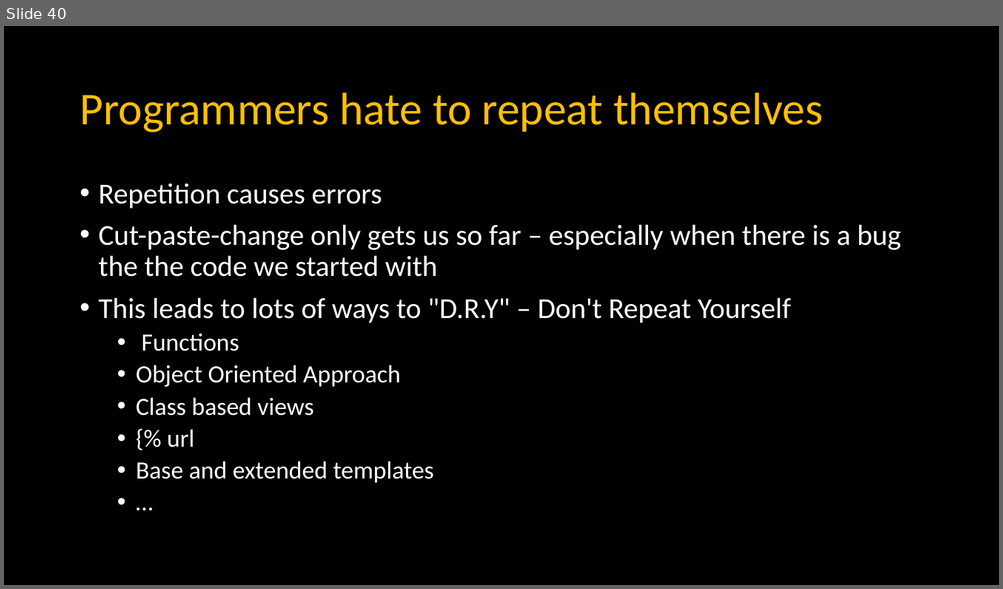
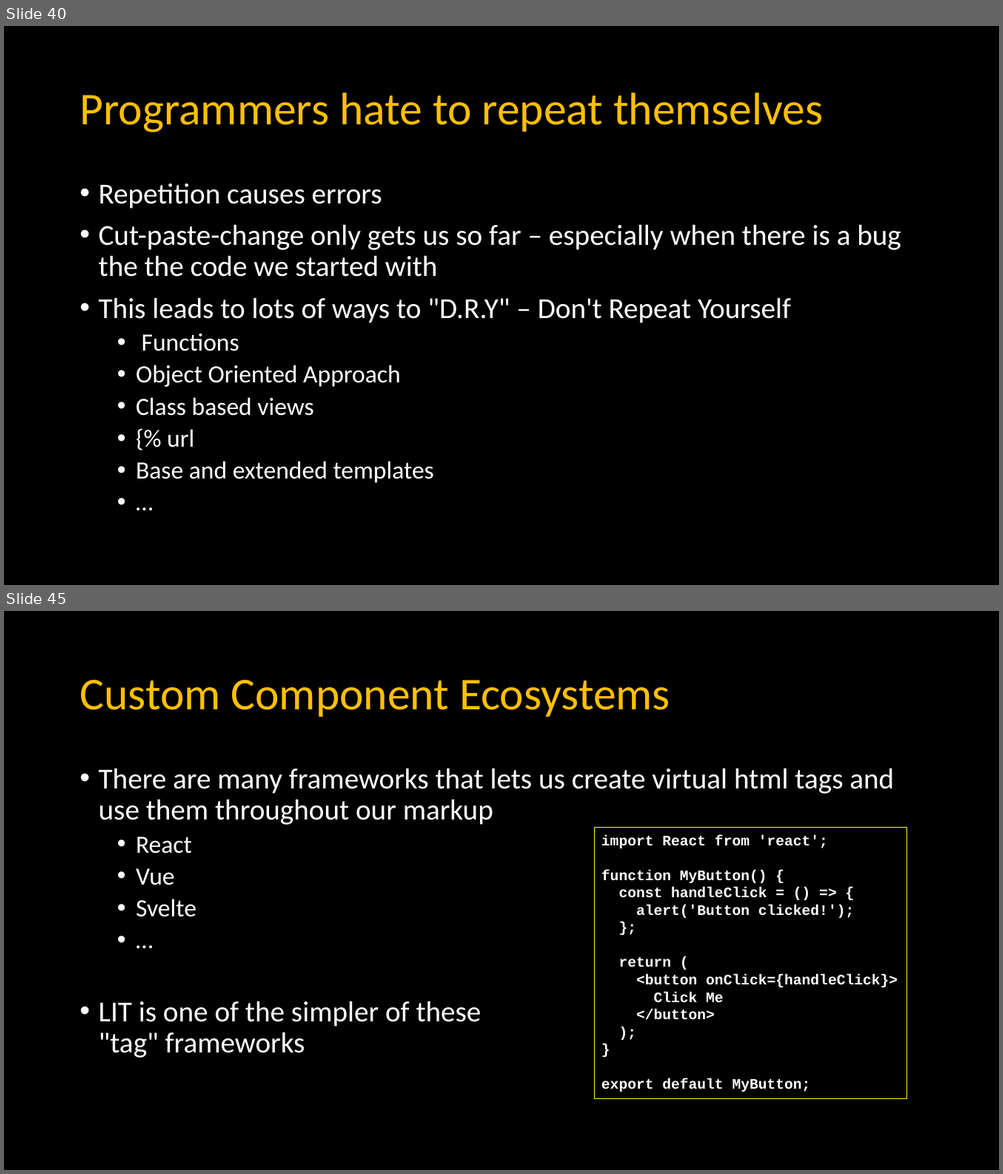
Before and after one commit to csev/dj4e, a slide deck: lectures/JS-03-Browser.pptx. Shown one above the other, each under a label of ours: slide 40 before the commit, slides 40 and 45 after it; the slides between them are not shown. The pictures are 1003x589 and 1003x1174 pixels, drawn with LibreOffice and Linux fonts; fonts in the diff are those of the drawing. Boxes give left, top, right and bottom in pixels: in the first picture for what was removed or moved away, otherwise in the second. Text is boxed around its words. In the diff, an @@ line names an element or a change of style, - is before the commit and + after.

```diff
--- a/lectures/JS-03-Browser.pptx
+++ b/lectures/JS-03-Browser.pptx
@@ slide 45 added at bbox=[4, 611, 999, 1170], background #000000 @@
@@ title added at bbox=[79, 680, 670, 717], 44 pt, text #FFC000 @@
+Custom Component Ecosystems
@@ text added at bbox=[99, 768, 893, 1058], 28 pt, text #FFFFFF @@
+• There are many frameworks that lets us create virtual html tags and use them throughout our markup
+  • React
+  • Vue
+  • Svelte
+  • …
+• LIT is one of the simpler of these
+  "tag" frameworks
@@ rectangle added at bbox=[595, 827, 908, 1099], outline #FFFF00 0.75 pt, 14 pt, text #FFFFFF, bold @@
+import React from 'react';
+function MyButton() {
+const handleClick = () => {
+alert('Button clicked!');
+};
+return (
+<button onClick={handleClick}>
+Click Me
+</button>
+);
+}
+export default MyButton;
```
Also in this commit, not shown: 1 slide changed, 6 other slides added, 1 slide removed, 3 other files.
